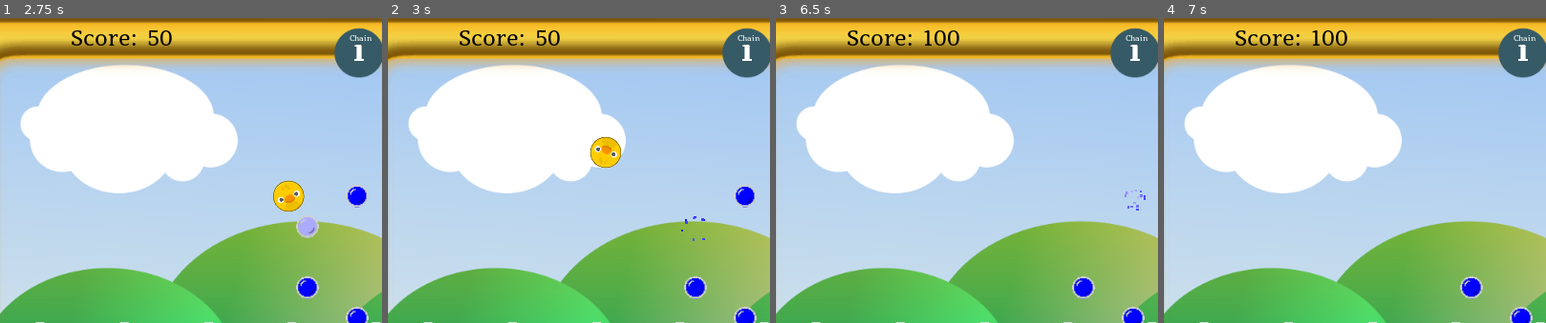
Above: before the commit, frames 1-4 (left to right).
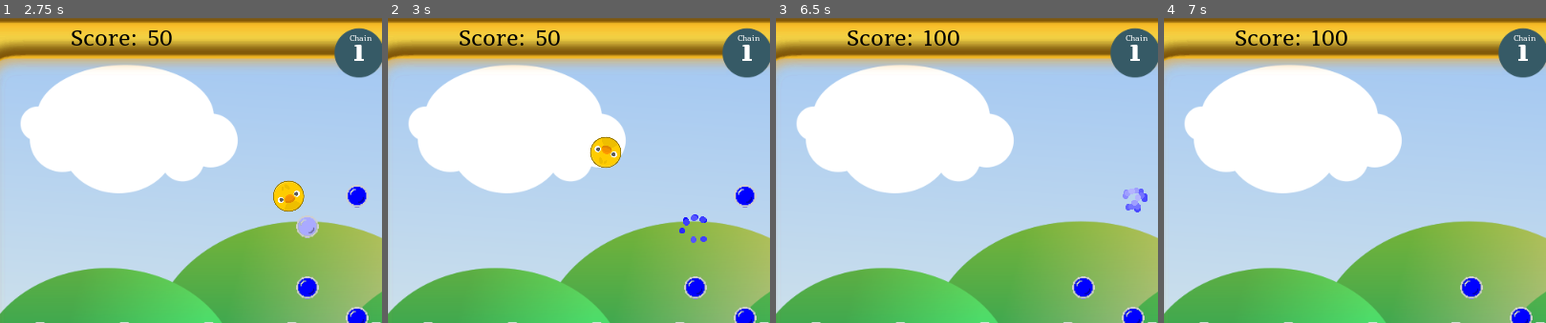
Above: after the commit, the same moments.

Repository: doctor-g/GGJ21
Game: Godot game, scene res://src/SplashScreen.tscn
The game is run twice, just before and just after one commit, with the same random seed, the same clock (stepped at 60 frames per second) and the same inputs. Sound files missing from this copy of the repository are replaced by a short silence.
Inputs (mouse positions are % of the whole screen's width and height, from its top left):
- Up to frame 1 (2.75 s): tap Enter at 0.5 s; move the mouse to (72, 45) at 0.52 s; click (72, 45) at 0.67 s; click (25, 33) at 1.25 s; move the mouse to (30, 55) at 2.02 s; click (30, 55) at 2.17 s
- Up to frame 2 (3 s): move the mouse to (60, 28) at 2.77 s; click (60, 28) at 2.92 s
- Up to frame 3 (6.5 s): move the mouse to (45, 70) at 3.52 s; click (45, 70) at 3.67 s; move the mouse to (80, 65) at 4.27 s; click (80, 65) at 4.42 s; move the mouse to (20, 35) at 5.02 s; click (20, 35) at 5.17 s; move the mouse to (55, 50) at 5.77 s; click (55, 50) at 5.92 s
- Up to frame 4 (7 s): move the mouse to (35, 25) at 6.52 s; click (35, 25) at 6.67 s
The pictures show only the part of the screen within x 3-53%, y 0-50%; the shares and areas given below are measured in that part.

Frame 1 is identical in both runs. In frame 2, 0.2% of the frame differs, in the area x 76-84%, y 64-74%; in frame 3, 0.2%, in the area x 90-98%, y 55-64%; in frame 4, nothing differs.

Commit message:
Give the particle effect round particles

Diff:
--- a/project/src/HitParticles.tscn
+++ b/project/src/HitParticles.tscn
@@ -1,6 +1,7 @@
-[gd_scene load_steps=2 format=2]
+[gd_scene load_steps=3 format=2]
 
 [ext_resource path="res://src/Particles.gd" type="Script" id=1]
+[ext_resource path="res://assets/Particle.png" type="Texture" id=2]
 
 [node name="Particles" type="CPUParticles2D"]
 emitting = false
@@ -9,9 +10,9 @@
 one_shot = true
 preprocess = 0.2
 explosiveness = 0.5
+texture = ExtResource( 2 )
 spread = 180.0
 initial_velocity = 50.0
-scale_amount = 3.0
 script = ExtResource( 1 )
 
 [node name="Timer" type="Timer" parent="."]
--- a/project/src/PegGenerator.gd
+++ b/project/src/PegGenerator.gd
@@ -56,6 +56,9 @@
 	else:
 		level = unlock_level+3
 		max_peg_health = 3
+	#level = unlock_level + 5
+	#if unlock_level > 3:
+	#	max_peg_health = 3
 	return level
 
 
Binary file removed: project/assets/New Piskel.png
Binary file added: project/assets/Particle.png
Not shown, changed: project/assets/Particle.png.import
Not shown, added: raw_assets/art/Particle.piskel
